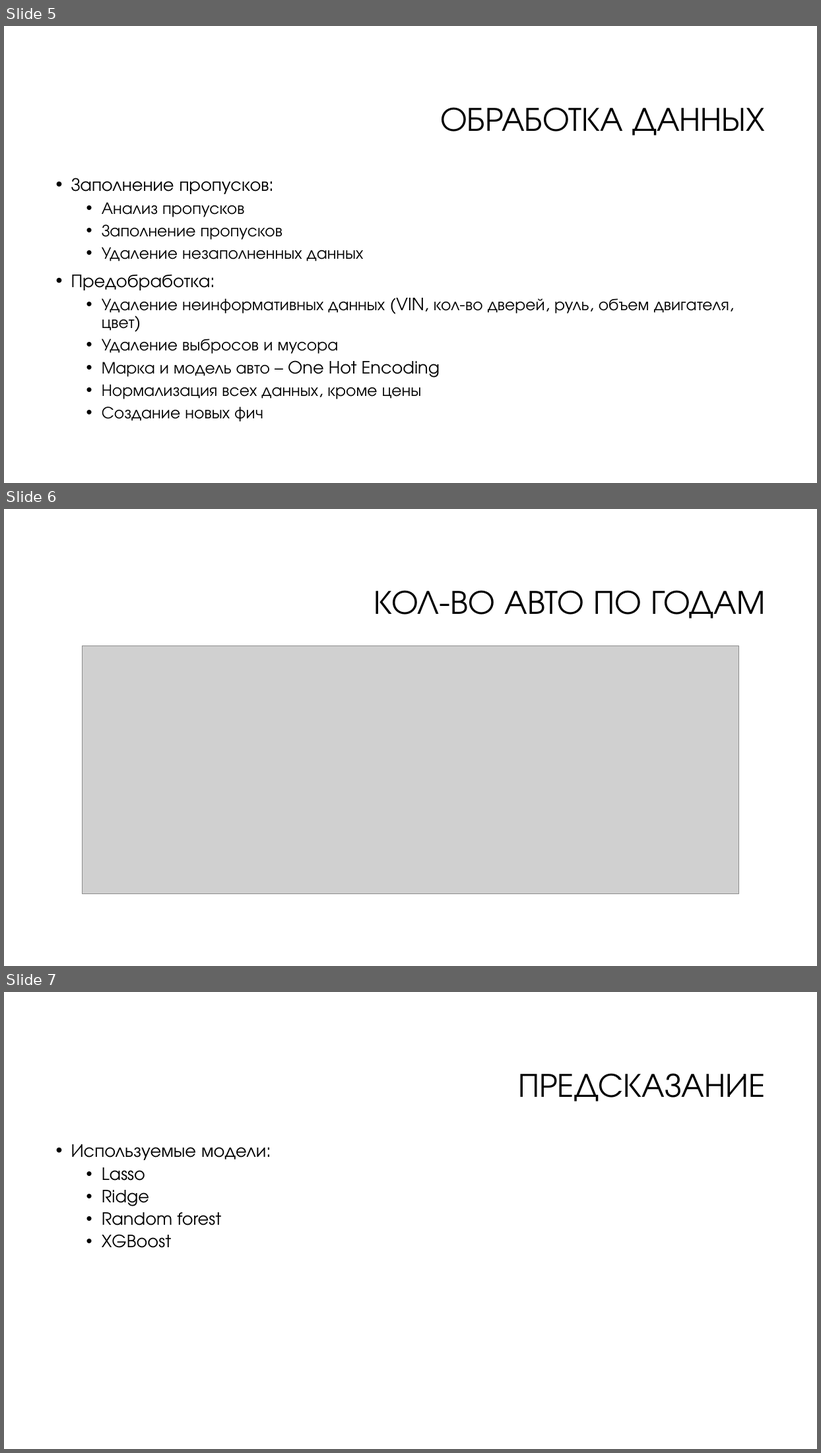
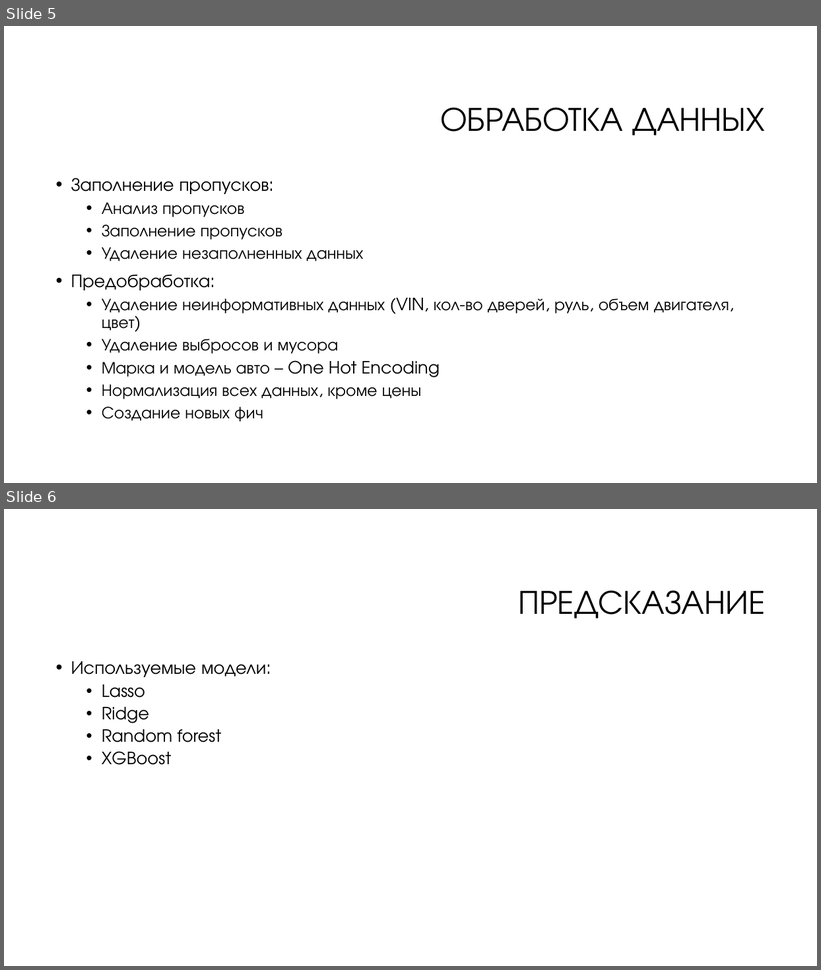
Before and after one commit to krabchuk/technosphere_bigdata_project, a slide deck: Предсказание цены автомобиля.pptx. Shown one above the other, each under a label of ours: slides 5, 6 and 7 before the commit, slides 5 and 6 after it. The pictures are 821x1453 and 821x970 pixels, drawn with LibreOffice and Linux fonts; fonts in the diff are those of the drawing; grey boxes stand for pictures; background and template pictures are left out. Boxes give left, top, right and bottom in pixels: in the first picture for what was removed or moved away, otherwise in the second. Text is boxed around its words. In the diff, an @@ line names an element or a change of style, - is before the commit and + after.

```diff
--- a/Предсказание цены автомобиля.pptx
+++ b/Предсказание цены автомобиля.pptx
@@ slide 6 removed at box(4, 509, 817, 966), background #FFFFFF @@
@@ title removed at box(374, 590, 765, 619) @@
-КОЛ-ВО АВТО ПО ГОДАМ
@@ picture removed at box(82, 646, 740, 894) @@
@@ what was slide 7 is now slide 6 @@
```
